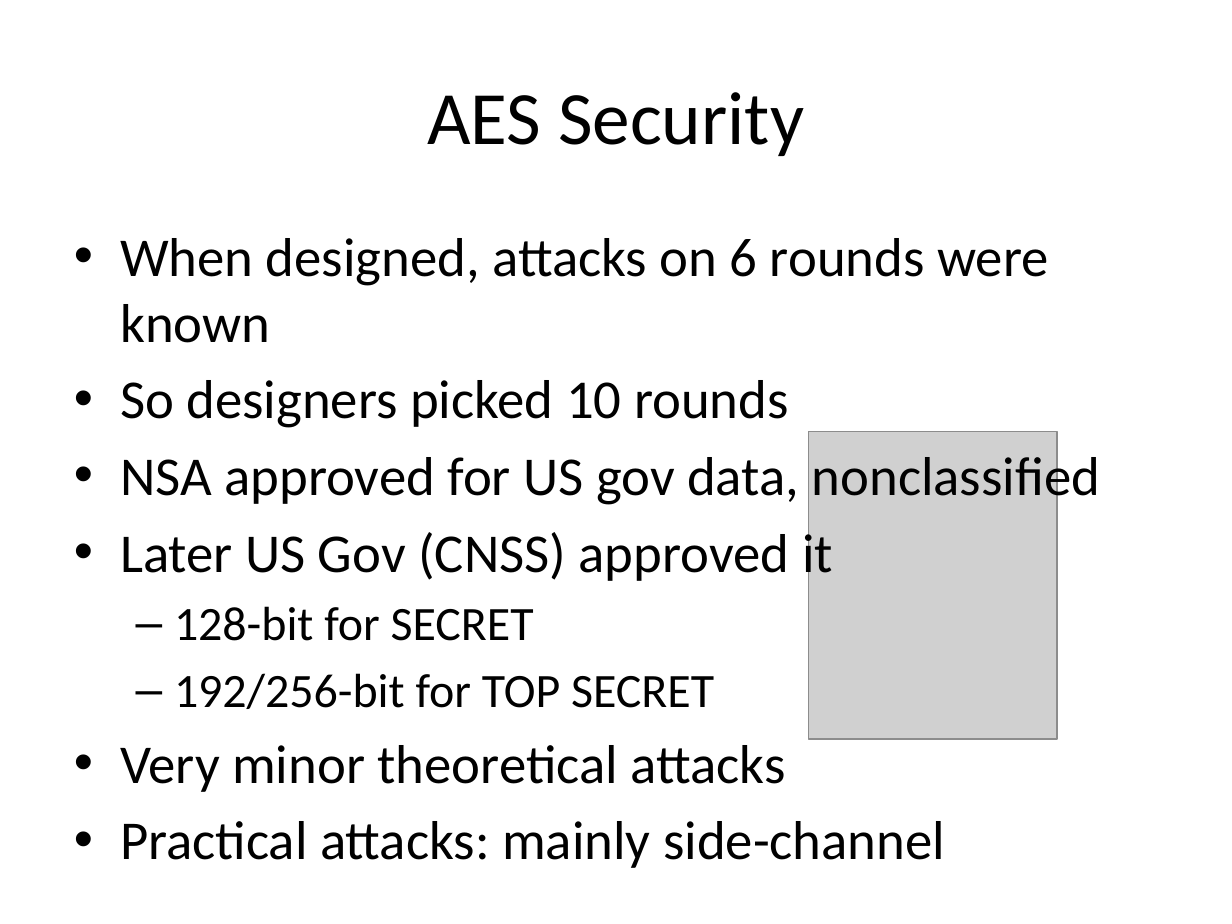
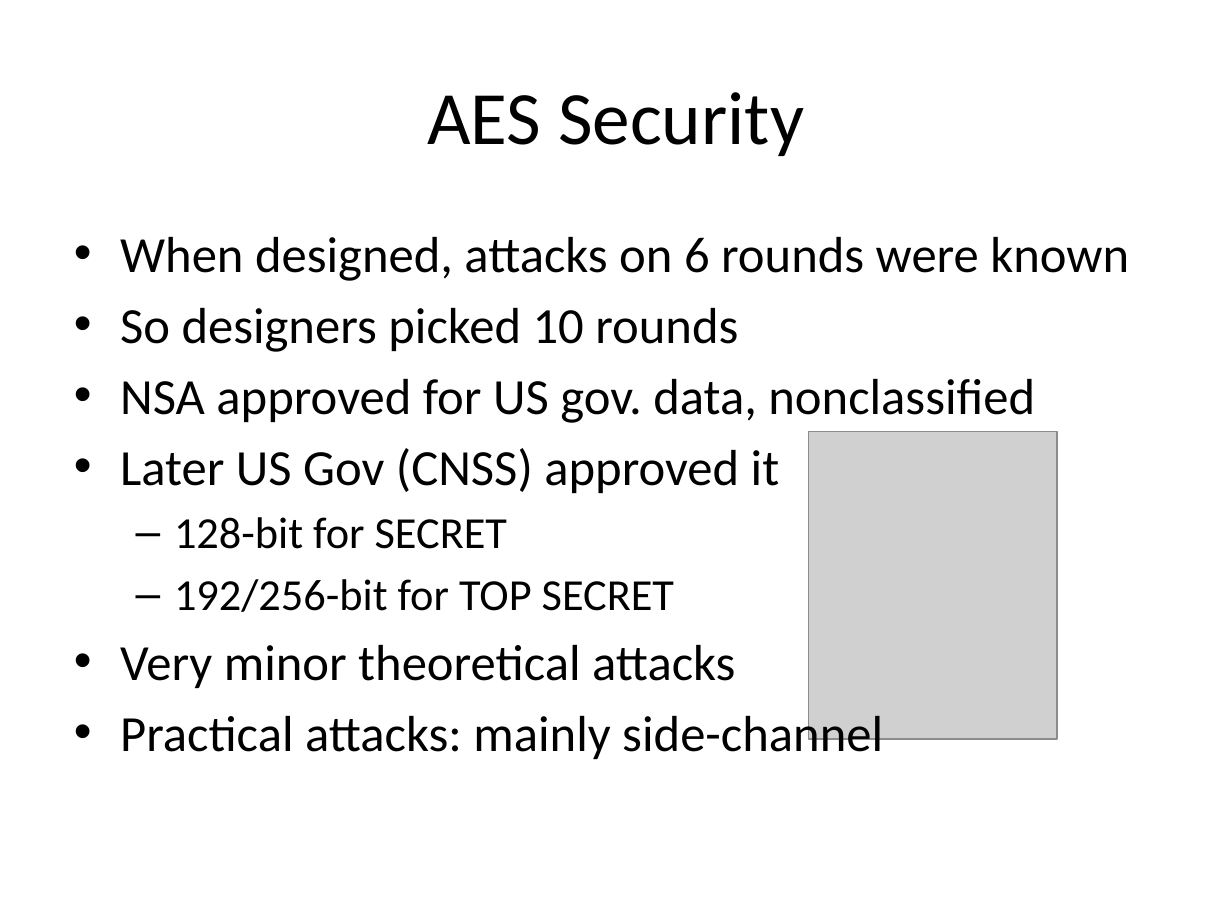
Before and after one commit to noise-lab/security-course, a slide deck: slide 43 of fall2016/lectures/4-Ciphers.pptx (slide 31 before the commit). Drawn at 1232x924 pixels with LibreOffice and Linux fonts; fonts in the diff are those of the drawing; grey boxes stand for pictures. Boxes give left, top, right and bottom in pixels: in the first picture for what was removed or moved away, otherwise in the second. Text is boxed around its words. In the diff, an @@ line names an element or a change of style, - is before the commit and + after.

```diff
--- a/fall2016/lectures/4-Ciphers.pptx
+++ b/fall2016/lectures/4-Ciphers.pptx
@@ text at [120, 237, 1129, 759]: size 32 to 29.6 pt in "When designed, attacks on 6 rounds were ...", "So designers picked 10 rounds", "Later US Gov (CNSS) approved it", "Very minor theoretical attacks" and 1 more places; size 28 to 25.9 pt in "128-bit for SECRET", "192/256-bit for TOP SECRET" @@
@@ text at [120, 379, 1035, 423]: text changed; size 32 to 29.6 pt @@
-• NSA approved for US gov data, nonclassified
+• NSA approved for US gov. data, nonclassified
```
Also in this commit, not shown: 45 other slides changed, 2 slides added, 2 slides removed, 3 other files.
